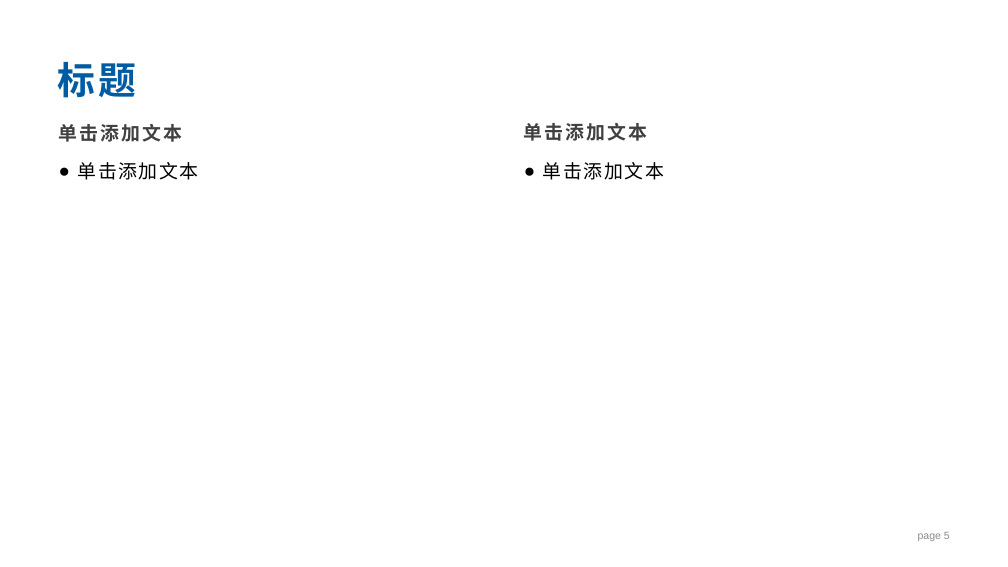
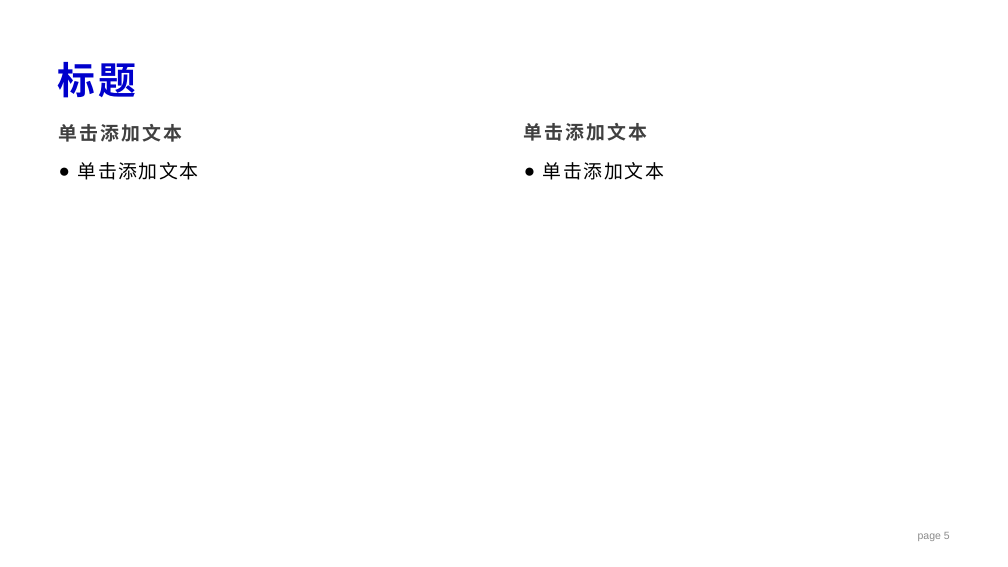
Before and after one commit to dzx0217/dzx0217.github.io, a slide deck: slide 5 of contents/ppt/Template.pptx. Drawn at 1008x567 pixels with LibreOffice and Linux fonts; fonts in the diff are those of the drawing. Boxes give left, top, right and bottom in pixels: in the first picture for what was removed or moved away, otherwise in the second. Text is boxed around its words. In the diff, an @@ line names an element or a change of style, - is before the commit and + after.

Commit message:
update color of Template.pptx

```diff
--- a/contents/ppt/Template.pptx
+++ b/contents/ppt/Template.pptx
@@ title "标题" at (58, 62, 137, 98): text colour #005CA2 to #0000CC @@
```
Also in this commit, not shown: 9 other slides changed.
